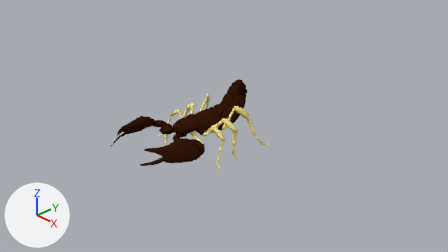
One commit to the Blender file Blender/Characters/scorpion.blend: the scene before it, then after it.
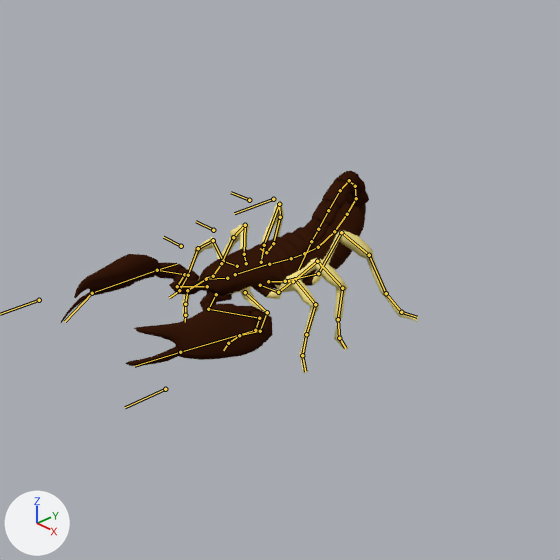
There are two pictures of each version: one from the file's camera 'Camera', one close up on the part from 19% to 74% of the width and 1% to 100% of the height. The lights are fixed; the arrows at lower left show +X, +Y and +Z. Both versions are drawn at frame 30 of the action 'areaAttack'; the numbers are the values there. The bones that bend it are drawn over the model as lines in the close-ups.

The first close-up shows 'scorpione'.
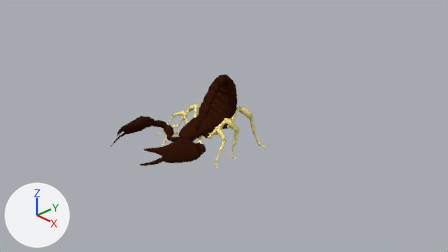
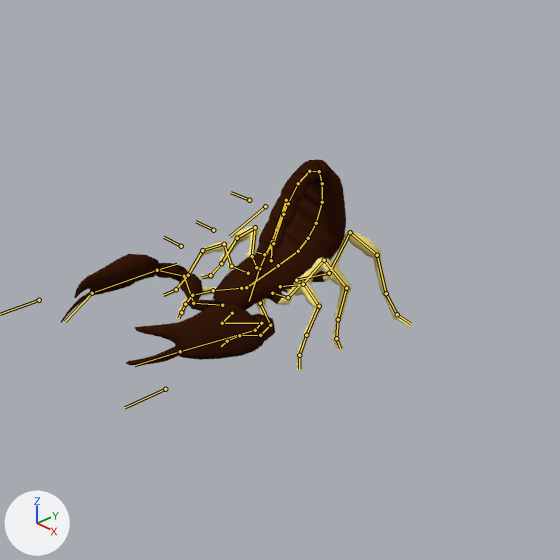
Commit message: improved scorpion animations made a defense one

What the commit changed:
Bone 'control' (bone_control) moves from (0.0, -0.03, -0.1) to (0.0, 0.08, -0.15).
Bone 'control' (bone_control) turns from (0, 0, 0) to (-19, 0, 0) degrees about its own x, y and z.
Bone 'bodySeg1' (bone_bodyseg1) turns from (-3, 0, 0) to (2, 1, 1) degrees about its own x, y and z.
Bone 'bodySeg2' (bone_bodyseg2) turns from (4, 0, 0) to (23, 2, 1) degrees about its own x, y and z.
Bone 'bodySeg3' (bone_bodyseg3) turns from (8, 0, 1) to (12, 1, 0) degrees about its own x, y and z.
Bone 'bodySeg5' (bone_bodyseg5) turns from (16, 0, 1) to (21, 0, 0) degrees about its own x, y and z.
Bone 'tailBase' (bone_tailbase) turns from (34, 39, 0) to (20, 38, -5) degrees about its own x, y and z.
Bone 'tailSeg2' (bone_tailseg2) turns from (30, 3, -4) to (14, -6, -4) degrees about its own x, y and z.
Bone 'tailSeg3' (bone_tailseg3) turns from (16, -4, -1) to (5, -10, 0) degrees about its own x, y and z.
Bone 'legBackPole_L' (bone_legbackpole_l) moves from (0.0, 0.0, 0.0) to (0.0, 0.21, 0.0).

Boxes [x1, y1, x2, y2] around the edits, measured in the close-ups (560 x 560 px):
'scorpione', posed
    before: [61, 171, 419, 373]
    after: [61, 159, 412, 371]
bone 'control', root to tip
    before: (273, 199) to (234, 213)
    after: (265, 206) to (229, 236)
bone 'bodySeg1', root to tip
    before: (269, 264) to (291, 258)
    after: (278, 265) to (298, 251)
bone 'bodySeg2', root to tip
    before: (291, 258) to (304, 253)
    after: (298, 251) to (308, 238)
bone 'bodySeg3', root to tip
    before: (304, 253) to (318, 247)
    after: (308, 238) to (316, 223)
bone 'bodySeg5', root to tip
    before: (334, 231) to (347, 214)
    after: (322, 202) to (322, 183)
bone 'tailBase', root to tip
    before: (356, 198) to (355, 186)
    after: (319, 171) to (309, 171)
bone 'tailSeg2', root to tip
    before: (349, 180) to (340, 190)
    after: (298, 183) to (288, 203)
bone 'tailSeg3', root to tip
    before: (340, 190) to (328, 210)
    after: (288, 203) to (276, 229)
